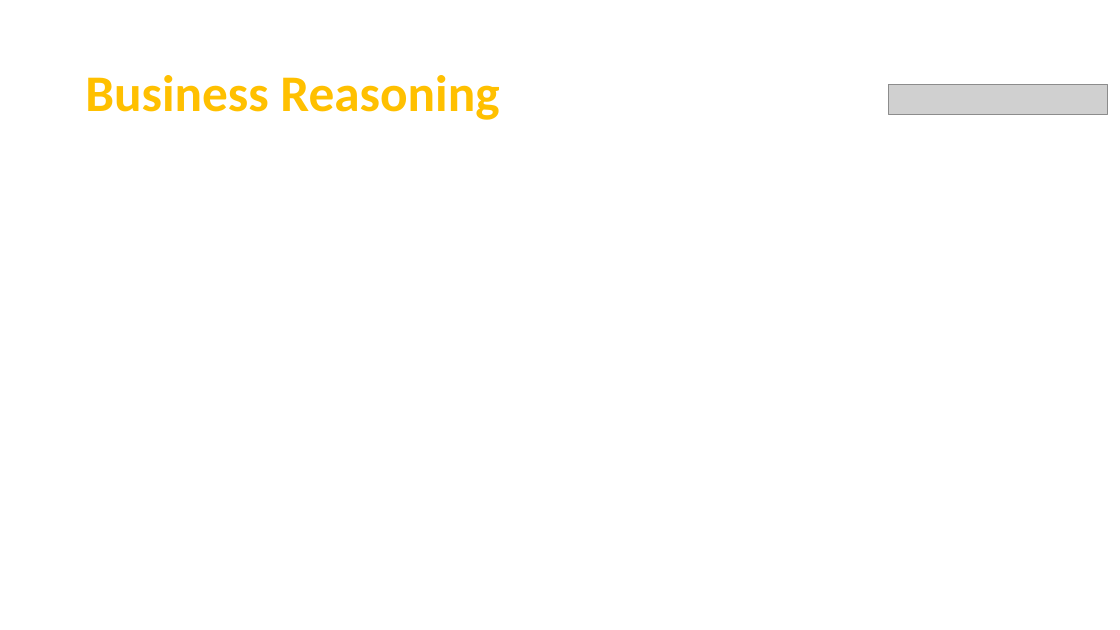
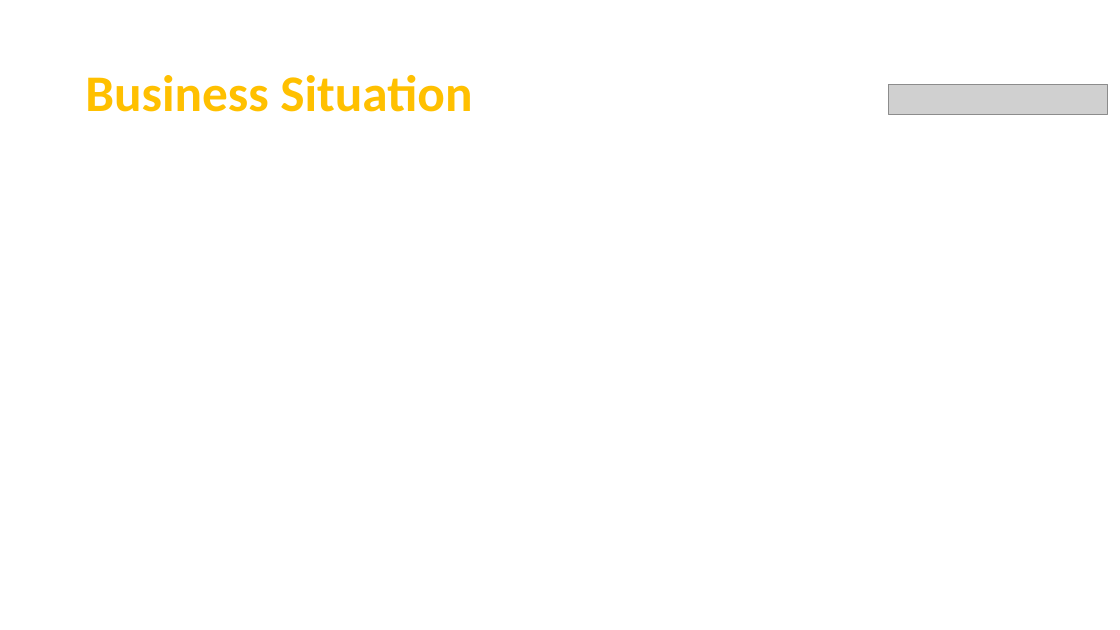
Before and after one commit to Team7-MSBA/Machine-Learning-Final-Project, a slide deck: slide 2 of FinalPresentation.pptx. Drawn at 1120x630 pixels with LibreOffice and Linux fonts; fonts in the diff are those of the drawing; grey boxes stand for pictures. Boxes give left, top, right and bottom in pixels: in the first picture for what was removed or moved away, otherwise in the second. Text is boxed around its words. In the diff, an @@ line names an element or a change of style, - is before the commit and + after.

```diff
--- a/FinalPresentation.pptx
+++ b/FinalPresentation.pptx
@@ title at (x1=85, y1=75, x2=472, y2=112): text changed @@
-Business Reasoning
+Business Situation
```
Also in this commit, not shown: 7 other slides changed, 1 slide added.
